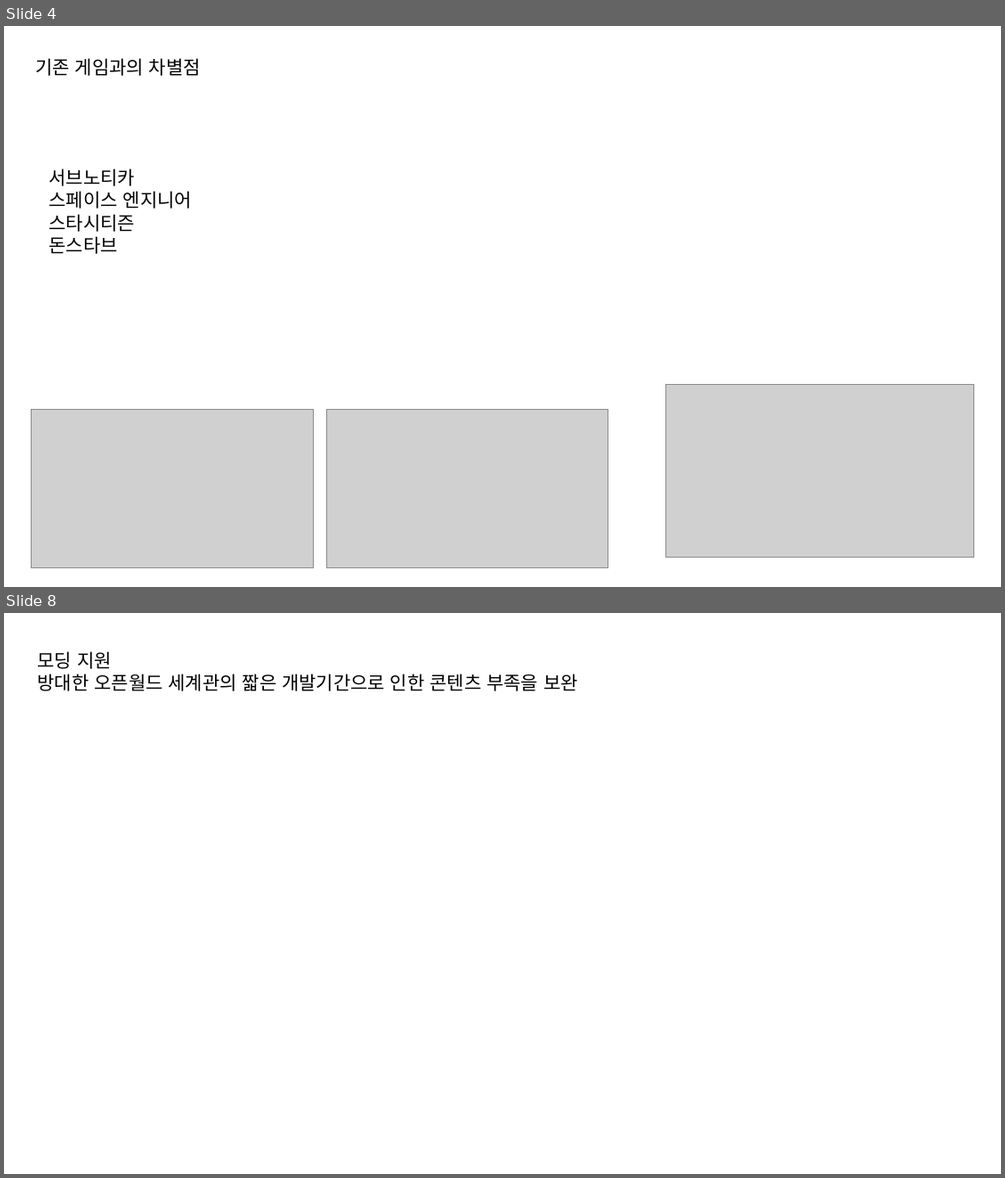
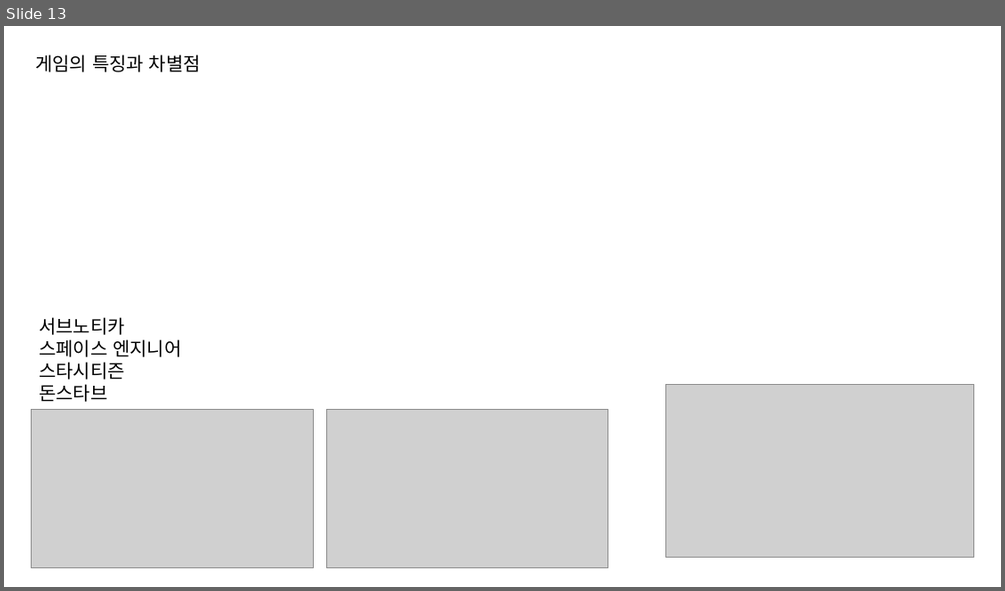
Before and after one commit to PinkBourbon/ProjectG, a slide deck: 0_Document/크루모빌PPT틀.pptx. Shown one above the other, each under a label of ours: slides 4 and 8 before the commit, slide 13 after it; the slides between them are not shown. The pictures are 1005x1178 and 1005x591 pixels, drawn with LibreOffice and Linux fonts; fonts in the diff are those of the drawing; grey boxes stand for pictures. Boxes give left, top, right and bottom in pixels: in the first picture for what was removed or moved away, otherwise in the second. Text is boxed around its words. In the diff, an @@ line names an element or a change of style, - is before the commit and + after.

```diff
--- a/0_Document/크루모빌PPT틀.pptx
+++ b/0_Document/크루모빌PPT틀.pptx
@@ slide 8 removed at box(4, 613, 1001, 1174), background #FFFFFF @@
@@ text removed at box(38, 651, 578, 691) @@
-모딩 지원
-방대한 오픈월드 세계관의 짧은 개발기간으로 인한 콘텐츠 부족을 보완
@@ what was slide 4 is now slide 13 @@
@@ slide 13 changed as well @@
@@ text at box(35, 54, 201, 72): text changed @@
-기존 게임과의 차별점
+게임의 특징과 차별점
@@ text "서브노티카": place and size @@
-text "서브노티카" at box(49, 168, 192, 254)
+text "서브노티카" at box(39, 317, 181, 402)
```
Also in this commit, not shown: 3 other slides changed, 13 slides added, 3 other slides removed, 1 other file.
